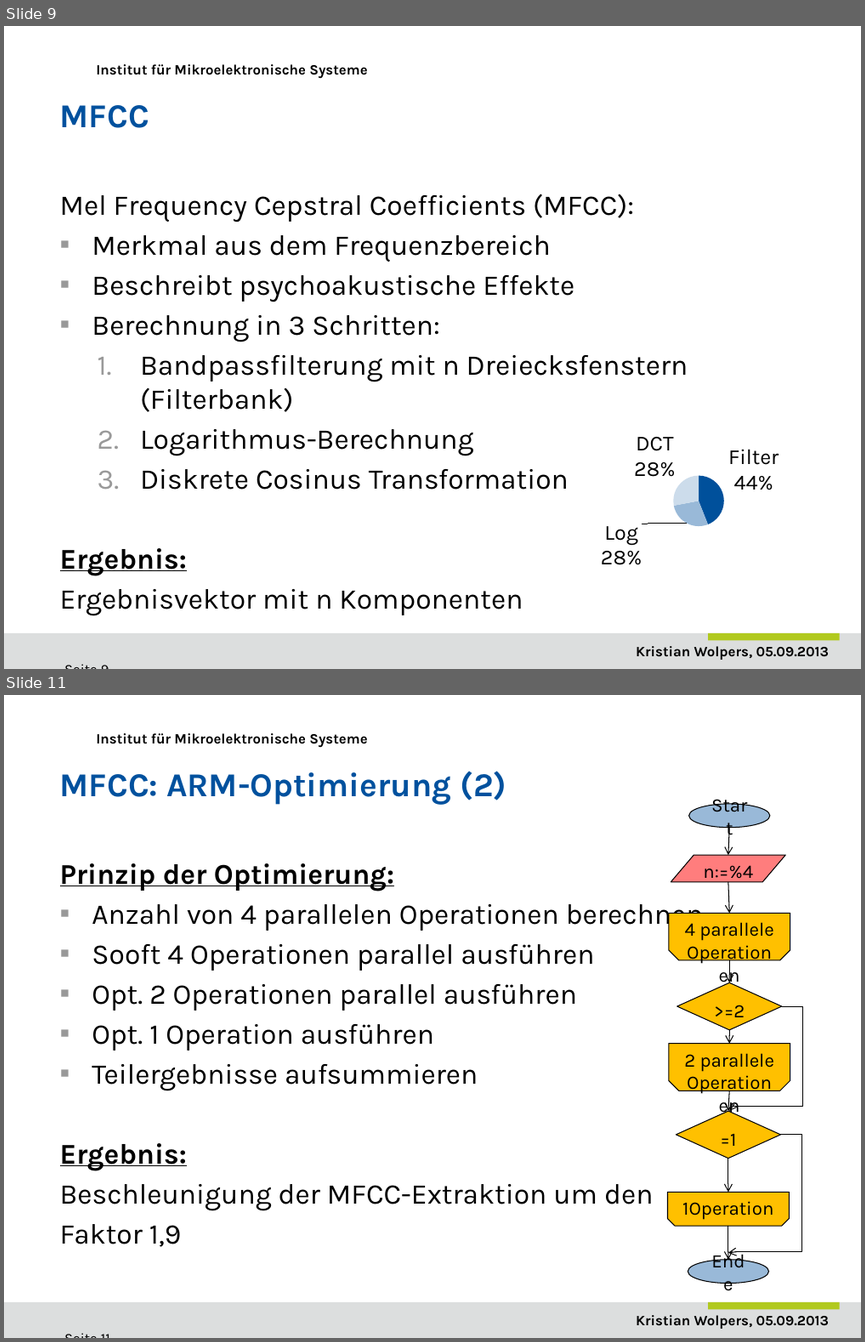
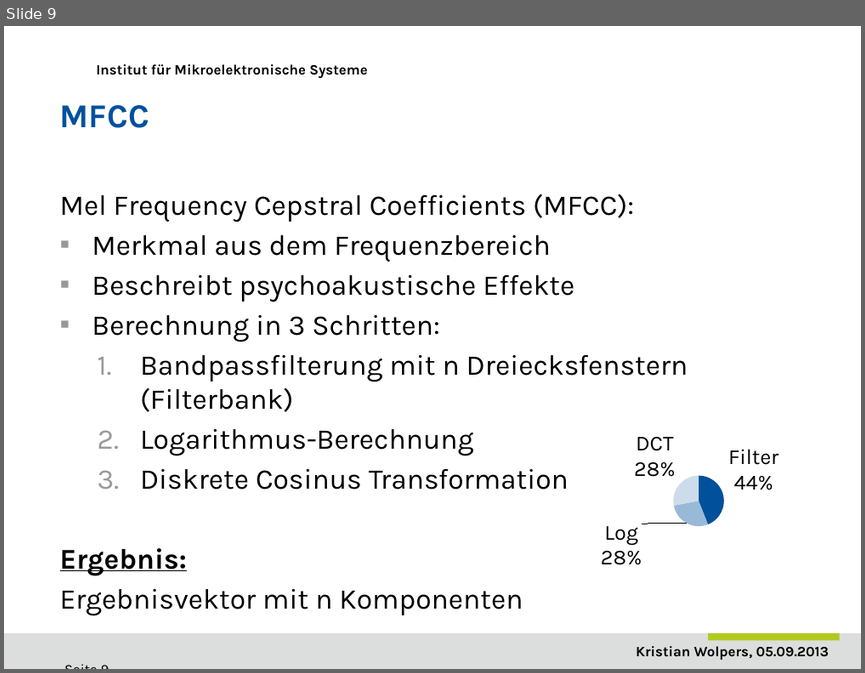
Before and after one commit to DuncanSin/Masterarbeit, a slide deck: Speech/Praesentation1.pptx. Shown one above the other, each under a label of ours: slides 9 and 11 before the commit, slide 9 after it; the slides between them are not shown. The pictures are 865x1342 and 865x673 pixels, drawn with LibreOffice and Linux fonts; fonts in the diff are those of the drawing; background and template pictures are left out. Boxes give left, top, right and bottom in pixels: in the first picture for what was removed or moved away, otherwise in the second. Text is boxed around its words. In the diff, an @@ line names an element or a change of style, - is before the commit and + after.

```diff
--- a/Speech/Praesentation1.pptx
+++ b/Speech/Praesentation1.pptx
@@ slide 11 removed at (4,695,861,1338), background #FFFFFF; not listed: 4 template elements that a slide beside it also shows @@
@@ title removed at (60,771,507,805) @@
-MFCC: ARM-Optimierung (2)
@@ ellipse removed at (688,804,769,828) @@
-Start
@@ arrow removed from (729, 828) to (728, 855) @@
@@ text removed at (60,863,704,1247) @@
-Prinzip der Optimierung:
-▪ Anzahl von 4 parallelen Operationen berechnen
-▪ Sooft 4 Operationen parallel ausführen
-▪ Opt. 2 Operationen parallel ausführen
-▪ Opt. 1 Operation ausführen
-▪ Teilergebnisse aufsummieren
-Ergebnis:
-Beschleunigung der MFCC-Extraktion um den
-Faktor 1,9
@@ flow chart input output removed at (670,855,785,882) @@
-n:=%4
@@ arrow removed from (728, 882) to (729, 913) @@
@@ snip same rect removed at (669,913,790,959) @@
-4 parallele
-Operationen
@@ arrow removed from (729, 960) to (729, 983) @@
@@ diamond removed at (676,983,781,1030) @@
->=2
@@ elbow arrow removed from (782, 1006) to (729, 1111) @@
@@ snip same rect removed at (669,1043,790,1090) @@
-2 parallele
-Operationen
@@ arrow removed from (729, 1030) to (729, 1043) @@
@@ arrow removed from (729, 1091) to (728, 1111) @@
@@ diamond removed at (676,1111,780,1157) @@
-=1
@@ elbow arrow removed from (780, 1134) to (728, 1253) @@
@@ arrow removed from (728, 1157) to (728, 1192) @@
@@ snip same rect removed at (667,1192,789,1225) @@
-1Operation
@@ arrow removed from (728, 1225) to (728, 1259) @@
@@ ellipse removed at (687,1259,768,1282) @@
-Ende
```
Also in this commit, not shown: 9 slides changed, 4 slides added, 2 other slides removed.
